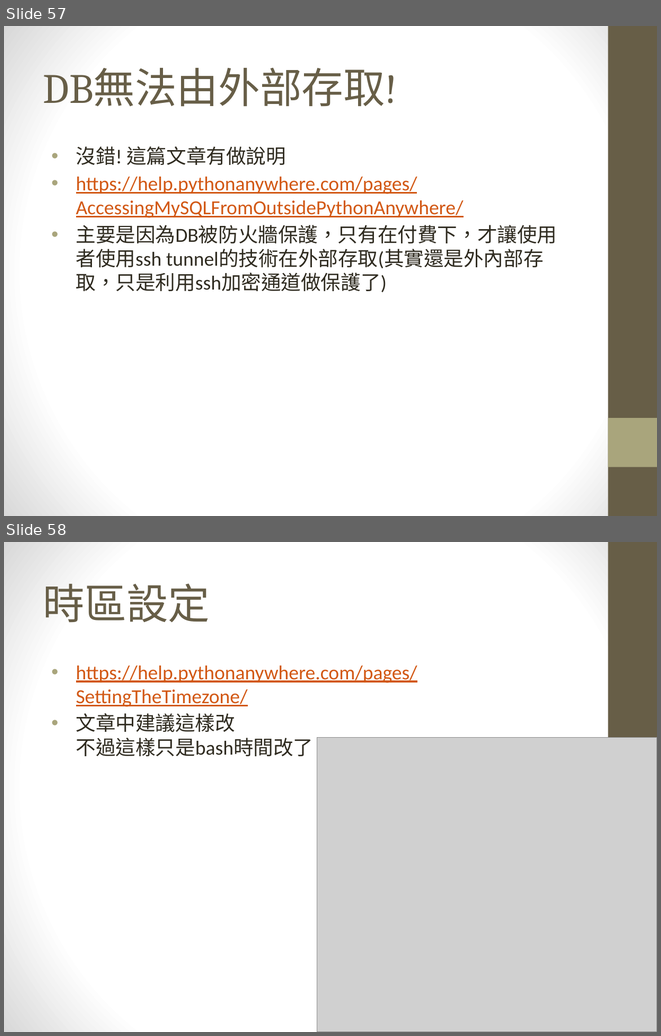
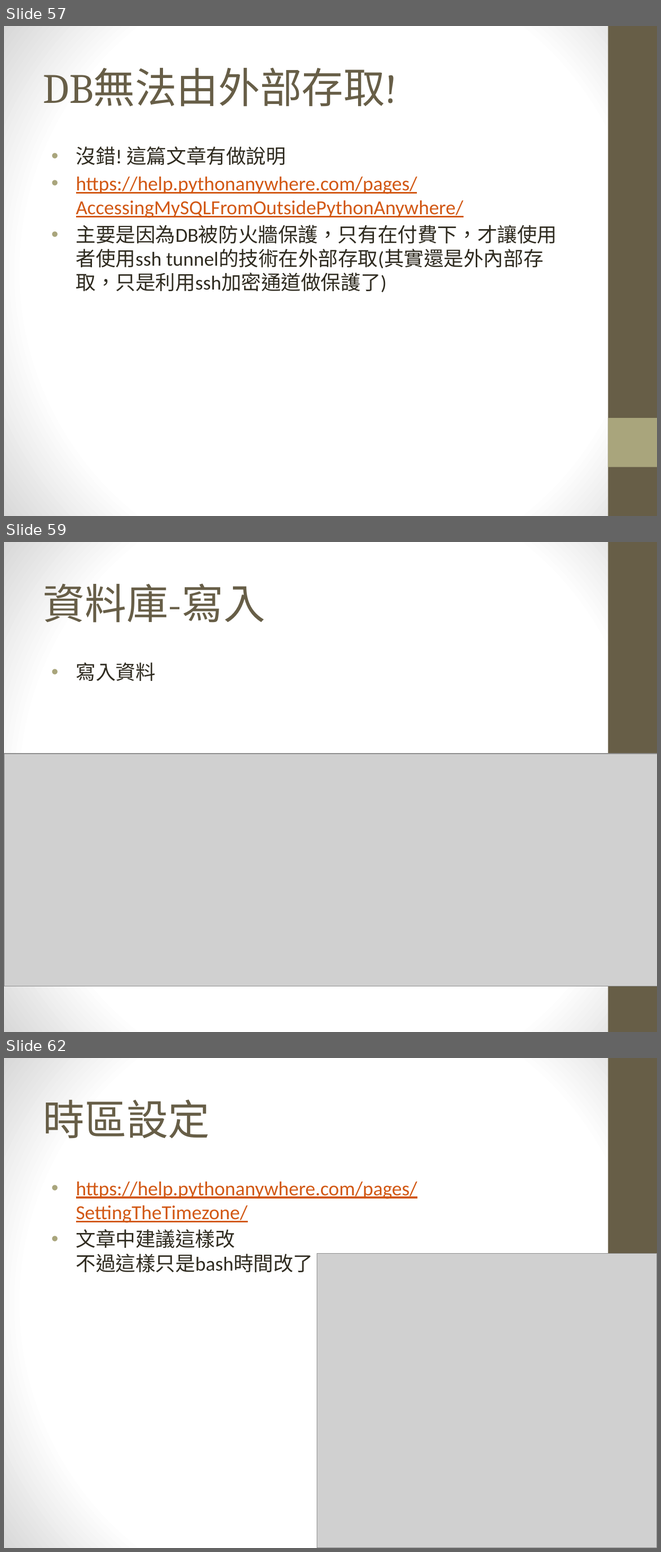
Before and after one commit to maloyang/KH20221202_IoT_Data_Science, a slide deck: W04/W04_web.pptx. Shown one above the other, each under a label of ours: slides 57 and 58 before the commit, slides 57, 59 and 62 after it; the slides between them are not shown. The pictures are 661x1036 and 661x1552 pixels, drawn with LibreOffice and Linux fonts; fonts in the diff are those of the drawing; grey boxes stand for pictures. Boxes give left, top, right and bottom in pixels: in the first picture for what was removed or moved away, otherwise in the second. Text is boxed around its words. In the diff, an @@ line names an element or a change of style, - is before the commit and + after.

```diff
--- a/W04/W04_web.pptx
+++ b/W04/W04_web.pptx
@@ slide 59 added at [4,542,657,1032], background gradient #FFFFFF to #D8D8D8; not listed: 1 template element that a slide beside it also shows @@
@@ title added at [43,583,265,623], 46 pt, text #675E47 @@
+資料庫-寫入
@@ text added at [76,662,156,681], 22 pt, text #2F2B20 @@
+• 寫入資料
@@ picture added at [4,753,657,986] @@
@@ what was slide 58 is now slide 62 @@
```
Also in this commit, not shown: 3 slides changed, 3 other slides added, 10 other files.
